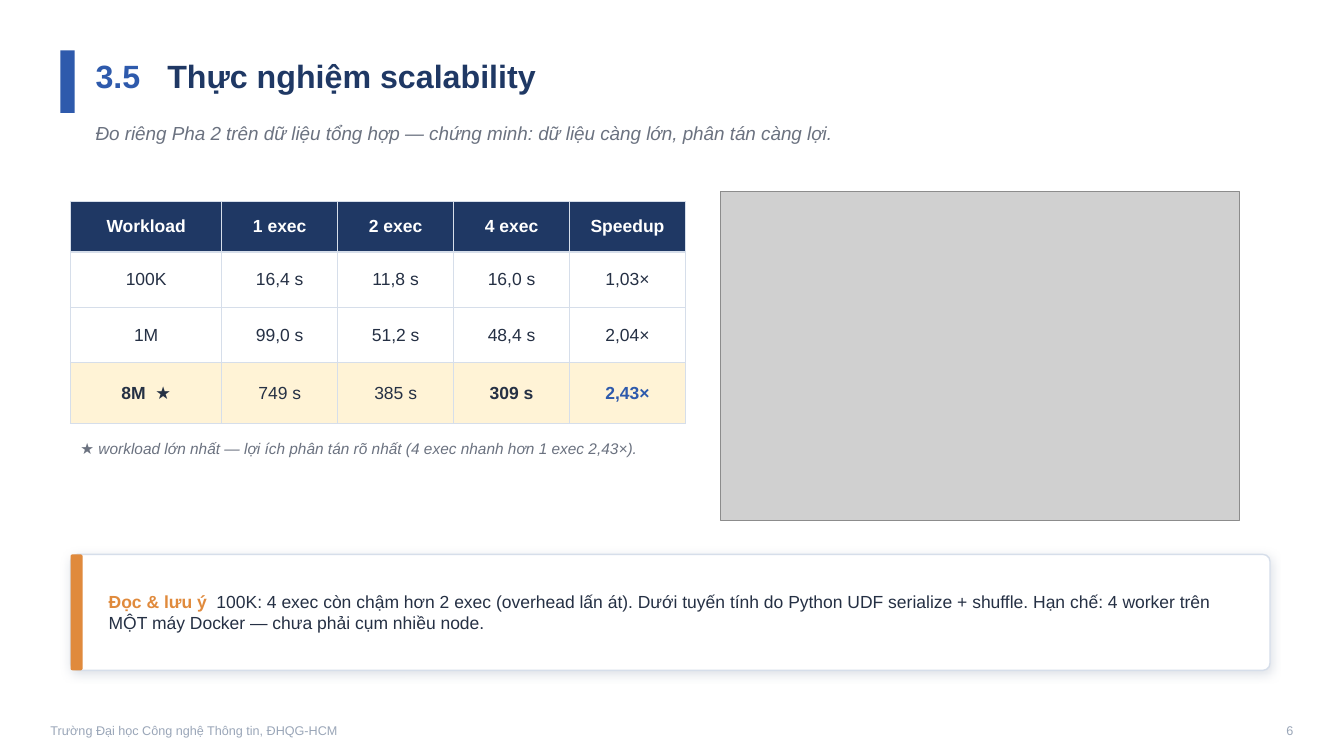
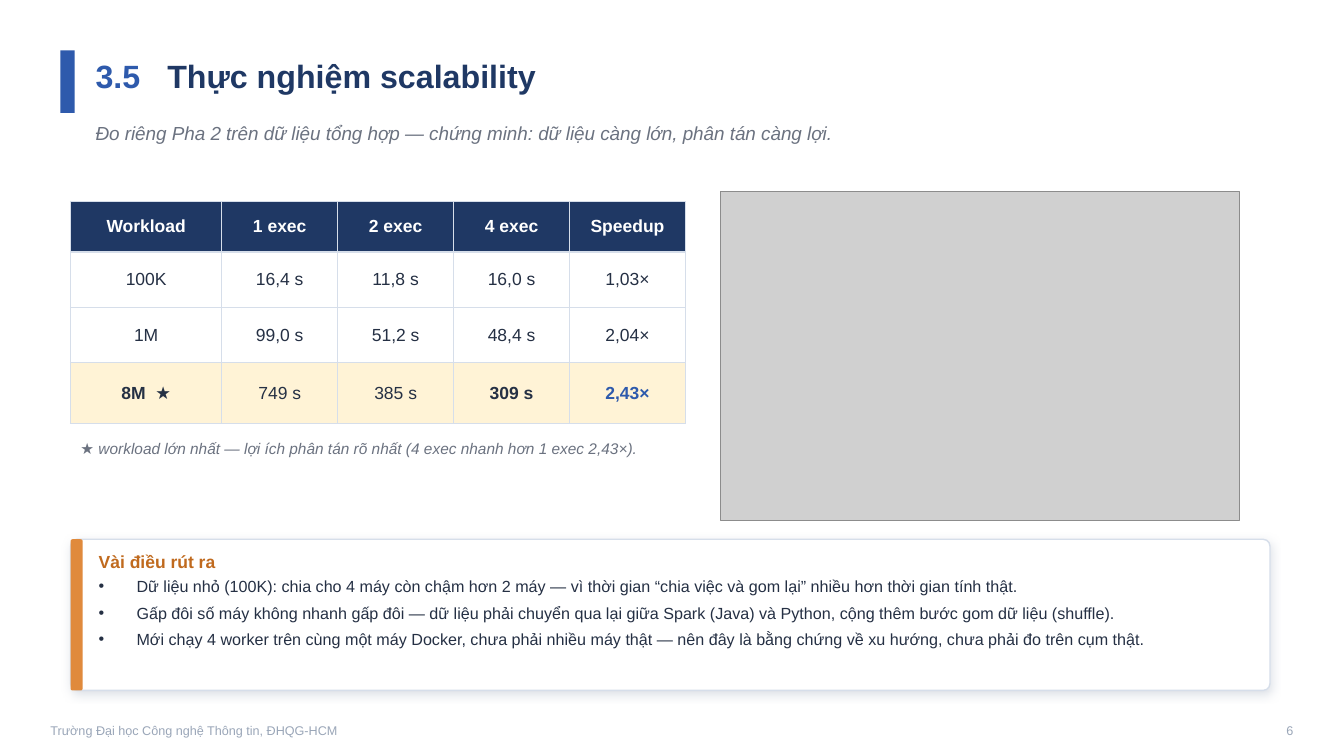
Before and after one commit to khuyn110400/big-data-aqi, a slide deck: slide 6 of docs/slides/Slide_Huyen_theo_mau.pptx. Drawn at 1344x756 pixels with LibreOffice and Linux fonts; fonts in the diff are those of the drawing; grey boxes stand for pictures. Boxes give left, top, right and bottom in pixels: in the first picture for what was removed or moved away, otherwise in the second. Text is boxed around its words. In the diff, an @@ line names an element or a change of style, - is before the commit and + after.

```diff
--- a/docs/slides/Slide_Huyen_theo_mau.pptx
+++ b/docs/slides/Slide_Huyen_theo_mau.pptx
@@ rounded rectangle: place and size @@
-rounded rectangle at (71, 555, 1270, 670)
+rounded rectangle at (71, 539, 1270, 691)
@@ rounded rectangle at (71, 539, 1270, 691): proportions changed @@
@@ rounded rectangle: place and size @@
-rounded rectangle at (71, 555, 83, 670)
+rounded rectangle at (71, 539, 83, 691)
@@ text at (99, 555, 216, 568): text changed; text colour #253044 to #C06A1E; bold on @@
-Đọc & lưu ý 100K: 4 exec còn chậm hơn 2 exec (overhead lấn át). Dưới tuyến tính do Python UDF serialize + shuffle. Hạn chế: 4 worker trên MỘT máy Docker — chưa phải cụm nhiều node.
+Vài điều rút ra
@@ text added at (137, 579, 1144, 649), 11.5 pt, text #253044 @@
+• Dữ liệu nhỏ (100K): chia cho 4 máy còn chậm hơn 2 máy — vì thời gian “chia việc và gom lại” nhiều hơn thời gian tính thật.
+• Gấp đôi số máy không nhanh gấp đôi — dữ liệu phải chuyển qua lại giữa Spark (Java) và Python, cộng thêm bước gom dữ liệu (shuffle).
+• Mới chạy 4 worker trên cùng một máy Docker, chưa phải nhiều máy thật — nên đây là bằng chứng về xu hướng, chưa phải đo trên cụm thật.
```
